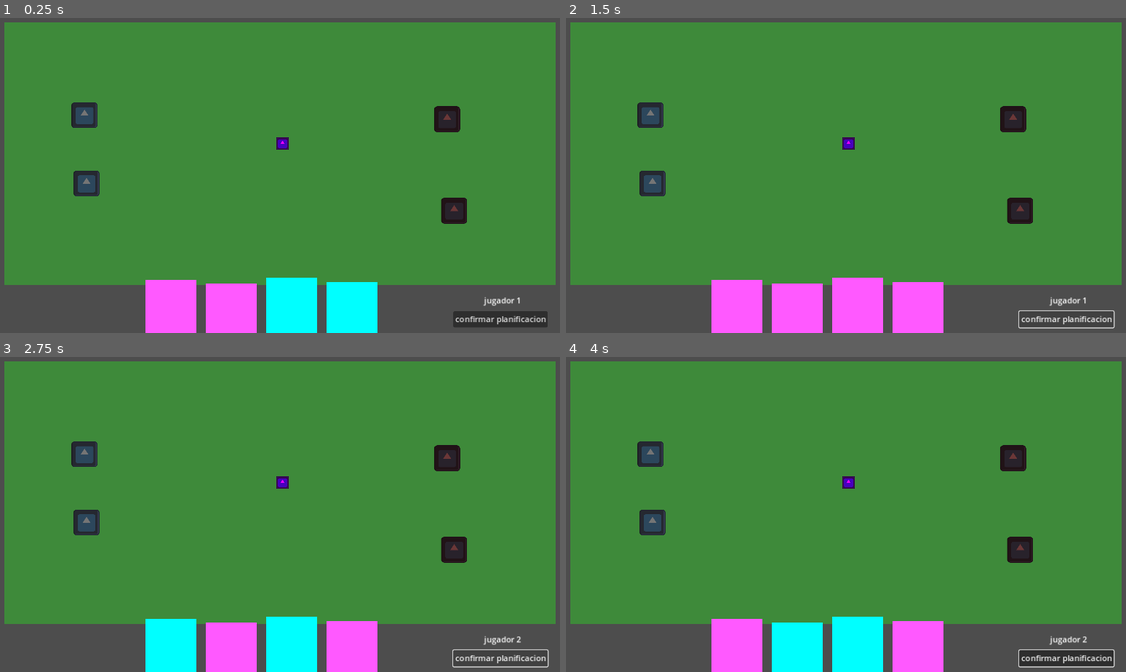
Above: before the commit, frames 1-4 (two rows, left to right).
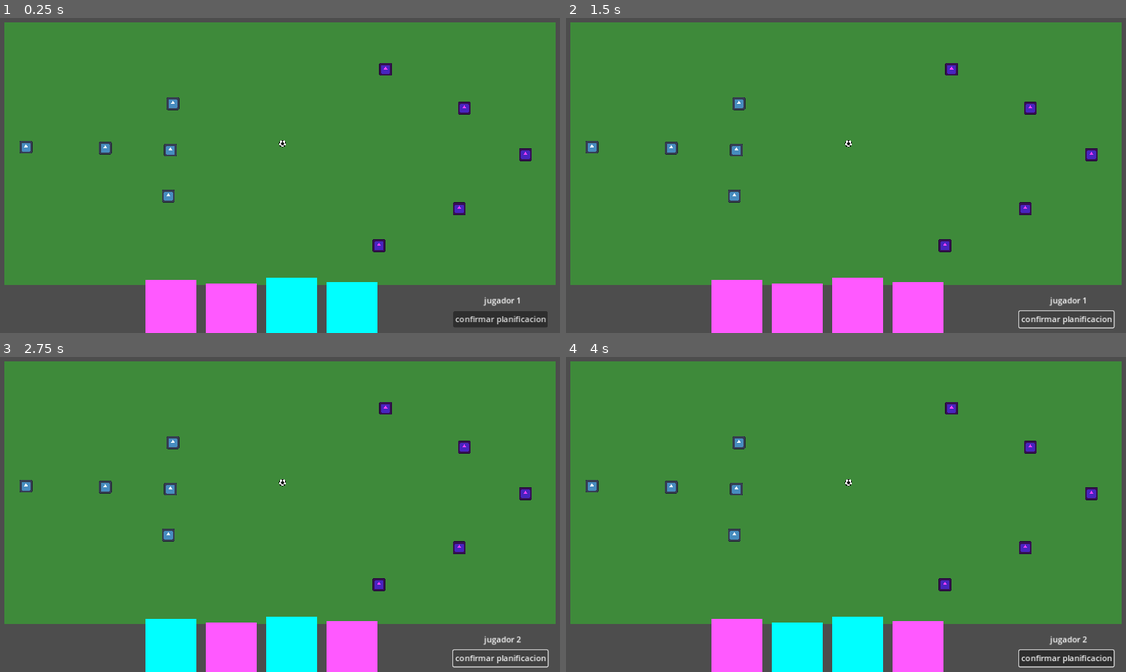
Above: after the commit, the same moments.

Repository: CardozoCasariegoLuciano/IDV_Boss_2024_S2
Game: Godot game, scene res://main/main.tscn
Two runs of this game, one before a commit and one after it. Both use one fixed random seed, a clock stepped at 60 frames per second and the inputs below. The engine's default icon, where the game draws it, is replaced by a stand-in: a white triangle on a blue panel in a dark square.
Inputs (mouse positions are in pixels of both pictures, inside the frame that each line leads up to):
- Up to frame 1 (0.25 s): no input
- Up to frame 2 (1.5 s): click "confirmar planificacion" at 0.5 s; click "confirmar planificacion" at 1.25 s
- Up to frame 3 (2.75 s): click "confirmar planificacion" at 2 s
- Up to frame 4 (4 s): tap Enter at 2.75 s; move the mouse to (974, 492) at 2.77 s; click (974, 492) at 2.92 s; tap Space at 3.5 s; drag from (728, 523) to (818, 574) at 3.52 s

The runs differ from the first frame. In frame 1, 2.4% of the frame differs, in the area x 3-95%, y 14-75%; in frame 2, 2.4%; in frame 3, 2.4%; in frame 4, 2.4%.

Commit message:
generate players by code and add ball sprite

Diff:
--- a/entities/pelota/pelota.gd
+++ b/entities/pelota/pelota.gd
@@ -2,7 +2,7 @@
 class_name Ball
 
 var player_owner: Player
-@export var distance_ahead: float = 50 # Distancia por delante
+@export var distance_ahead: float = 25 # Distancia por delante
 
 func _ready() -> void:
 	linear_damp = 1.0
@@ -11,8 +11,6 @@
 
 
 func _physics_process(delta: float) -> void:
-	#print("tiene player ", player_owner)
-
 	if(player_owner):
 		#Muy WTF esto, si saco esta variable (que no se usa) se buguea la pelota
 		var ball_global_position = global_position
--- a/entities/pelota/pelota.tscn
+++ b/entities/pelota/pelota.tscn
@@ -1,27 +1,24 @@
 [gd_scene load_steps=5 format=3 uid="uid://dbifrqao8wfwq"]
 
-[ext_resource type="Texture2D" uid="uid://cvfaw4d486hss" path="res://icon.svg" id="1_bgohv"]
 [ext_resource type="Script" path="res://entities/pelota/pelota.gd" id="1_piii8"]
+[ext_resource type="Texture2D" uid="uid://j742xb5huoi1" path="res://assets/pelota/pelota.png" id="3_js5ru"]
 
 [sub_resource type="PhysicsMaterial" id="PhysicsMaterial_n2ope"]
 friction = 1e+12
 
-[sub_resource type="RectangleShape2D" id="RectangleShape2D_gt1jc"]
-size = Vector2(128, 133)
+[sub_resource type="CircleShape2D" id="CircleShape2D_rsgg5"]
+radius = 70.0
 
 [node name="Pelota" type="RigidBody2D"]
-position = Vector2(-3, -2)
 physics_material_override = SubResource("PhysicsMaterial_n2ope")
 gravity_scale = 0.0
 script = ExtResource("1_piii8")
 metadata/_edit_group_ = true
 
 [node name="Sprite2D" type="Sprite2D" parent="."]
-modulate = Color(1, 0, 1, 1)
-scale = Vector2(0.2, 0.2)
-texture = ExtResource("1_bgohv")
+scale = Vector2(0.06, 0.06)
+texture = ExtResource("3_js5ru")
 
 [node name="CollisionShape2D" type="CollisionShape2D" parent="."]
-position = Vector2(0.199999, -0.300001)
-scale = Vector2(0.2, 0.2)
-shape = SubResource("RectangleShape2D_gt1jc")
+scale = Vector2(0.1, 0.1)
+shape = SubResource("CircleShape2D_rsgg5")
--- a/entities/players/player.gd
+++ b/entities/players/player.gd
@@ -1,34 +1,22 @@
 extends RigidBody2D
 class_name Player
-
-#TODOs Backlog
-#Agregar mas cartas, tratando de generalizar las modificaciones que tengamos que hacer
-#Que no salgan de la cancha
-#Que no se pueda usar las cartas propias en los jugadores rivales
-#Poder ver en pantalla el radio de las distintas acciones (para que no tengan alcance infinito)
-#Poder ver en pantalla las acciones ya jugadas en mi turno
-#Agregar todo el sistema de mana
-#Agregar la pantalla de blokeo entre turnos y la de "espera" para ejecutar las acciones
-#Crear la clase padre para los jugadores y que sea facil agregar los nuevos tipos
-#Agregar los DTs (creando clase padre para que sean escalable)
-#Agregar los feedbacks al usuario (por ejemplo cuando quiere patear pero no tiene la pelota)
-#Permitir concatenar jugadas, para eso pense que cuando se mueve (por ejemplo) si bien no se ejecuta la accion, le podemos mostrar la silueta para que aplique otra jugada ahi mismo
-#Dibujar bien la cancha y definir los arcos
-#Diseñar lo visual de los jugadores
-#Diseñar lo visual de las cartas
-#Mostrar la UI completa, con el turno actual, duracion de la partida, Mana actual, etc
-#Crear el Menu principal (nombre del juego, boton Jugar, boton salir, etc)
-#Crear la pantalla de creacion de mazos, seleccion de DT y de capitan
 
 var enable_click := false
 var used_cart: Card_template
 var target
 var ball: Ball
 
+var userOwner
+
+func initialize(marker: Marker2D, userOwner: int):
+	self.userOwner = userOwner
+	global_position = marker.global_position
+	if userOwner == 2:
+		modulate = "ff41ff"
+
 func _ready() -> void:
 	initial_properties()
 	Global.can_execute.connect(execute_move)
-
 
 func _physics_process(delta):
 	set_friction()
--- a/entities/players/player.tscn
+++ b/entities/players/player.tscn
@@ -5,7 +5,7 @@
 [ext_resource type="Script" path="res://entities/players/panel.gd" id="3_20nvj"]
 
 [sub_resource type="RectangleShape2D" id="RectangleShape2D_uad6i"]
-size = Vector2(123, 122)
+size = Vector2(129, 122)
 
 [node name="Player" type="RigidBody2D"]
 position = Vector2(-4, -6)
@@ -13,10 +13,11 @@
 metadata/_edit_group_ = true
 
 [node name="Sprite2D" type="Sprite2D" parent="."]
-scale = Vector2(0.4, 0.4)
+scale = Vector2(0.2, 0.2)
 texture = ExtResource("1_33umy")
 
 [node name="Panel" type="Panel" parent="."]
+modulate = Color(1, 1, 1, 0)
 offset_left = -26.0
 offset_top = -24.0
 offset_right = 22.0
@@ -24,8 +25,8 @@
 script = ExtResource("3_20nvj")
 
 [node name="CollisionShape2D" type="CollisionShape2D" parent="."]
-position = Vector2(-1.5, 0)
-scale = Vector2(0.4, 0.4)
+position = Vector2(-0.900001, 0)
+scale = Vector2(0.2, 0.2)
 shape = SubResource("RectangleShape2D_uad6i")
 
 [connection signal="body_entered" from="." to="." method="_on_body_entered"]
--- a/main/main.gd
+++ b/main/main.gd
@@ -1,13 +1,32 @@
 extends Node
+
+@export var players: PackedScene
 
 @onready var cartas: Node = $cartas
 @onready var label_current_player: Label = $CanvasLayer/HBoxContainer/Label2
 
+@onready var jugadores: Node = $Jugadores
+@onready var initial_positions: Node = $initial_positions
+
+
 const CANT_CARTS = 4
 
 func _ready() -> void:
+	generate_players()
 	generate_carts()
 	label_current_player.text = str(Global.current_player_turn)
+
+func generate_players():
+	var player = 1
+	for value in initial_positions.get_children():
+		create_player(value, player)
+		player = 2
+
+func create_player(value: Node, player: int):
+	for positions in value.get_children():
+		var newPlayer: Player = players.instantiate()
+		jugadores.add_child.call_deferred(newPlayer)
+		newPlayer.initialize(positions, player)
 
 
 func generate_carts():
--- a/main/main.tscn
+++ b/main/main.tscn
@@ -13,6 +13,7 @@
 
 [node name="Node" type="Node"]
 script = ExtResource("1_hn30x")
+players = ExtResource("1_isdmp")
 
 [node name="cancha" type="Node" parent="."]
 
@@ -31,19 +32,41 @@
 
 [node name="Jugadores" type="Node" parent="."]
 
-[node name="PlayerA_1" parent="Jugadores" instance=ExtResource("1_isdmp")]
-modulate = Color(0.91, 0.4732, 0.4732, 1)
-position = Vector2(921, 406)
+[node name="initial_positions" type="Node" parent="."]
 
-[node name="PlayerA_2" parent="Jugadores" instance=ExtResource("1_isdmp")]
-modulate = Color(0.91, 0.4732, 0.4732, 1)
-position = Vector2(907, 225)
+[node name="Player 1" type="Node" parent="initial_positions"]
 
-[node name="PlayerB_1" parent="Jugadores" instance=ExtResource("1_isdmp")]
-position = Vector2(193, 352)
+[node name="Marker2D" type="Marker2D" parent="initial_positions/Player 1"]
+position = Vector2(364, 194)
 
-[node name="PlayerB_2" parent="Jugadores" instance=ExtResource("1_isdmp")]
-position = Vector2(189, 217)
+[node name="Marker2D2" type="Marker2D" parent="initial_positions/Player 1"]
+position = Vector2(359, 286)
+
+[node name="Marker2D3" type="Marker2D" parent="initial_positions/Player 1"]
+position = Vector2(355, 377)
+
+[node name="Marker2D4" type="Marker2D" parent="initial_positions/Player 1"]
+position = Vector2(230, 282)
+
+[node name="Marker2D5" type="Marker2D" parent="initial_positions/Player 1"]
+position = Vector2(73, 280)
+
+[node name="Player 2" type="Node" parent="initial_positions"]
+
+[node name="Marker2D" type="Marker2D" parent="initial_positions/Player 2"]
+position = Vector2(772, 475)
+
+[node name="Marker2D2" type="Marker2D" parent="initial_positions/Player 2"]
+position = Vector2(785, 126)
+
+[node name="Marker2D3" type="Marker2D" parent="initial_positions/Player 2"]
+position = Vector2(931, 402)
+
+[node name="Marker2D4" type="Marker2D" parent="initial_positions/Player 2"]
+position = Vector2(941, 203)
+
+[node name="Marker2D5" type="Marker2D" parent="initial_positions/Player 2"]
+position = Vector2(1062, 295)
 
 [node name="cartas" type="Node" parent="."]
 
Binary file added: assets/pelota/pelota.png
Not shown, added: assets/pelota/pelota.png.import
Not shown, added: assets/player/pelota.png.import
